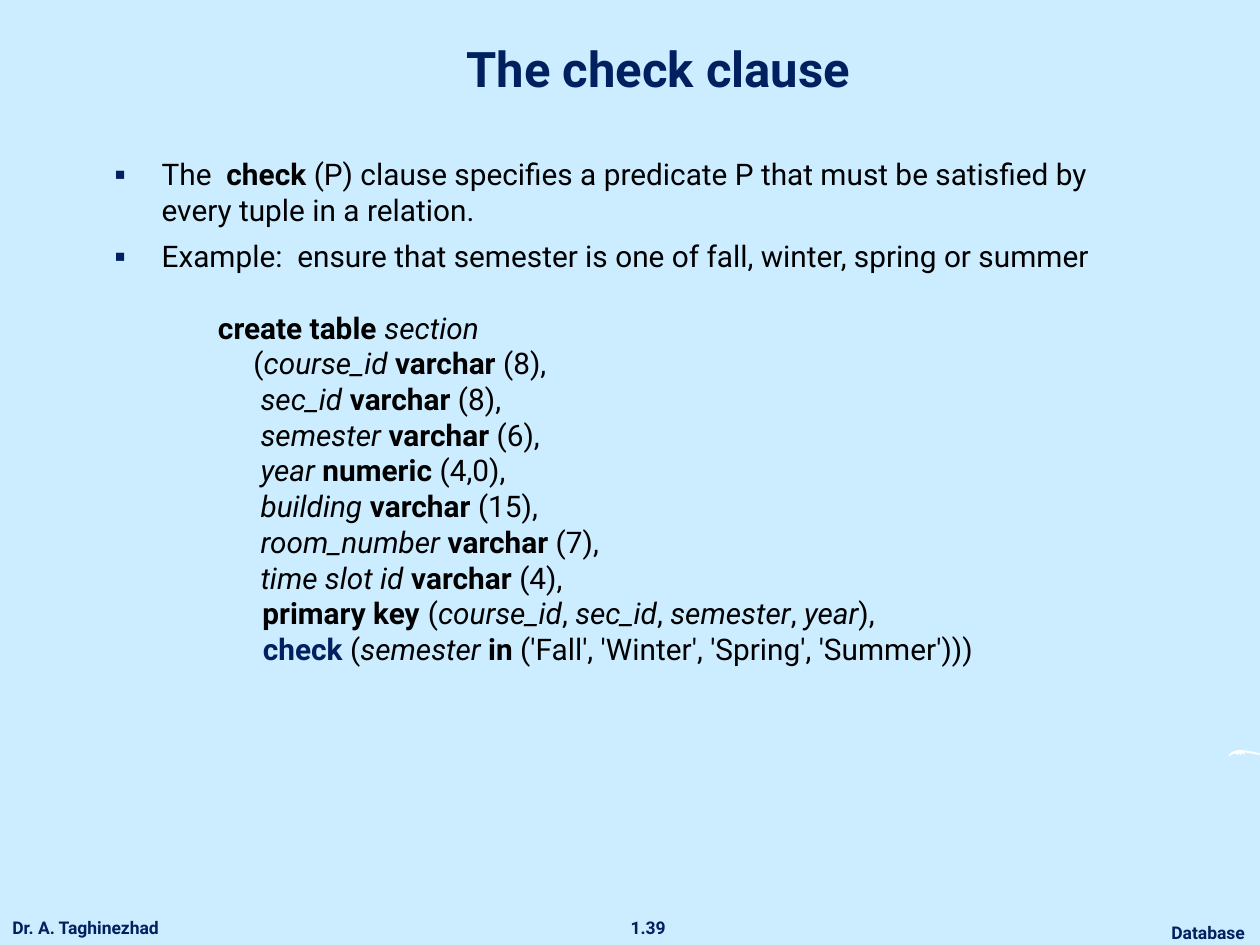
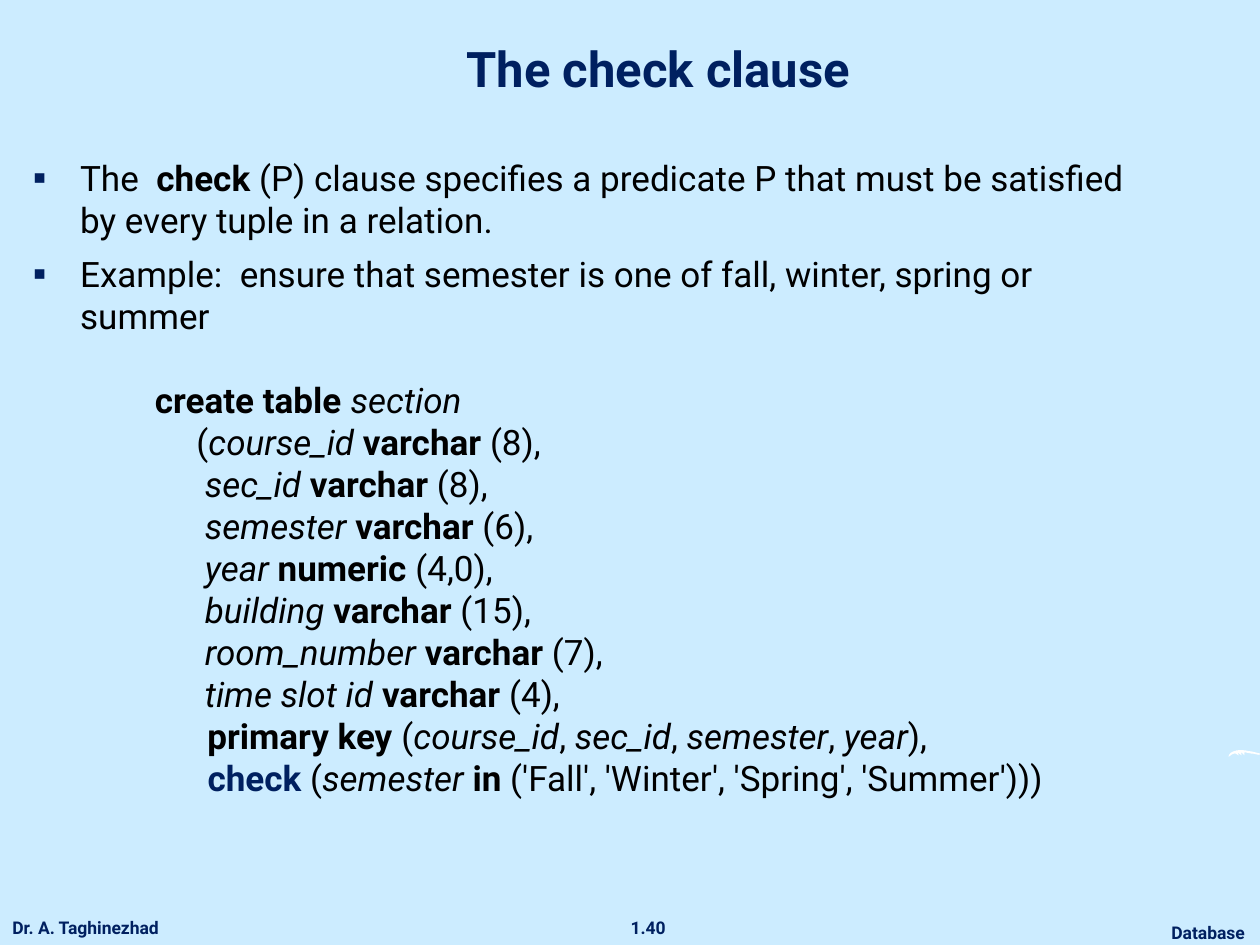
Before and after one commit to ataghinezhad/ataghinezhad.github.io, a slide deck: slide 40 of courses/downloads/temp/Database_Lec4.pptx (slide 39 before the commit). Drawn at 1260x945 pixels with LibreOffice and Linux fonts; fonts in the diff are those of the drawing; background and template pictures are left out. Boxes give left, top, right and bottom in pixels: in the first picture for what was removed or moved away, otherwise in the second. Text is boxed around its words. In the diff, an @@ line names an element or a change of style, - is before the commit and + after.

```diff
--- a/courses/downloads/temp/Database_Lec4.pptx
+++ b/courses/downloads/temp/Database_Lec4.pptx
@@ text "The check (P) clause specifies ...": place and size @@
-text "The check (P) clause specifies ..." at [162,161,1088,667]
+text "The check (P) clause specifies ..." at [80,163,1123,799]
@@ text "The check (P) clause specifies ..." at [80,163,1123,799]: size 17 to 20 pt; more space between paragraphs @@
@@ page number at [631,921,666,934]: text changed @@
-1.39
+1.40
```
Also in this commit, not shown: 39 other slides changed, 2 slides added, 1 slide removed, 1 other file.
